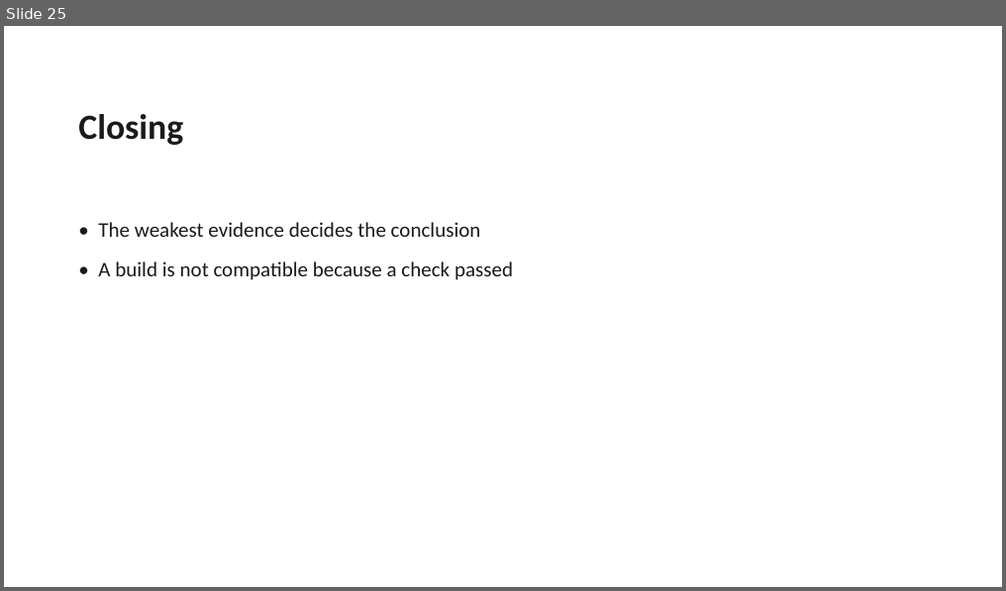
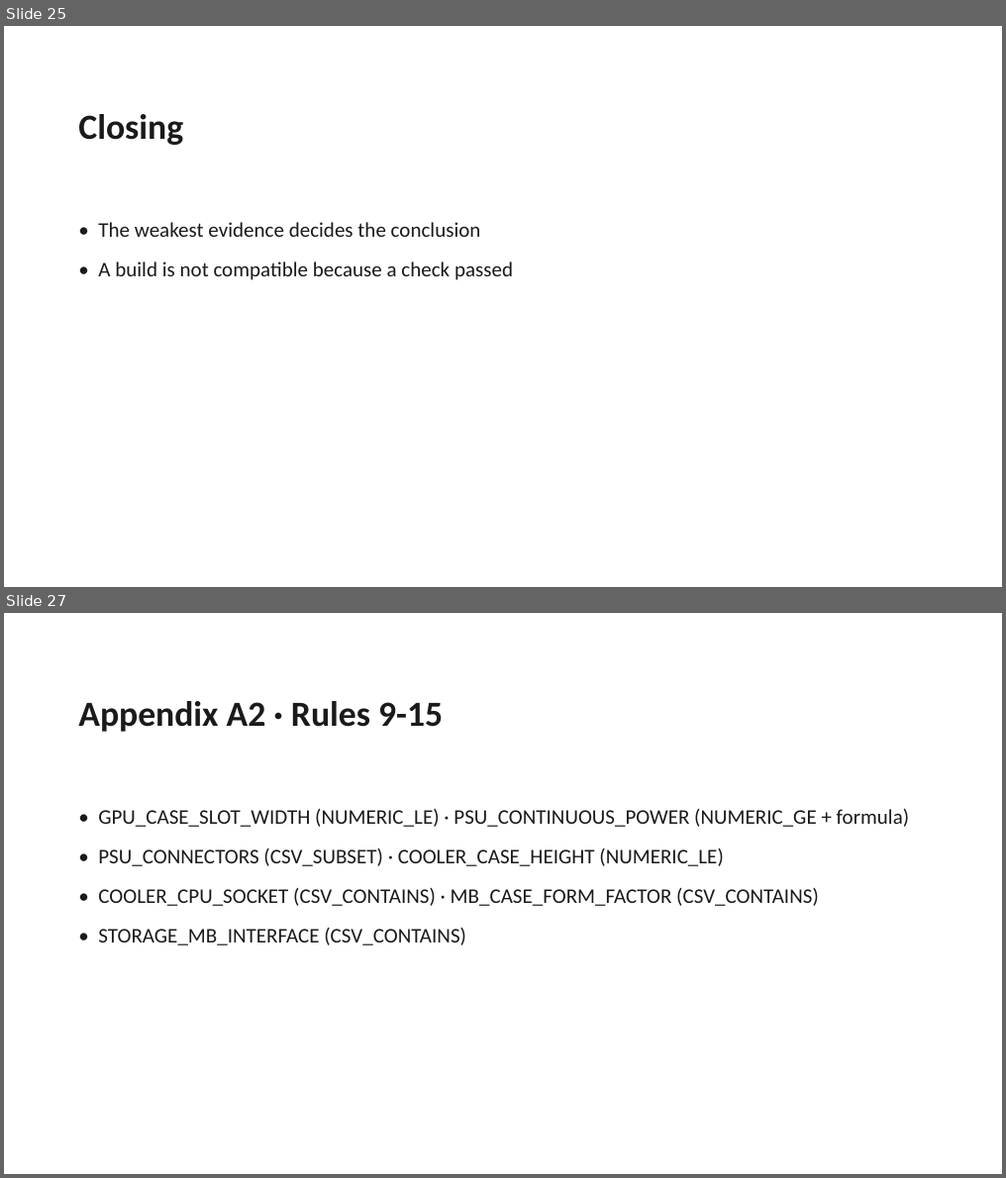
Before and after one commit to pc-buildmate/pcbuildmate, a slide deck: materials/source/Defense_Deck.pptx. Shown one above the other, each under a label of ours: slide 25 before the commit, slides 25 and 27 after it; the slides between them are not shown. The pictures are 1006x591 and 1006x1178 pixels, drawn with LibreOffice and Linux fonts; fonts in the diff are those of the drawing. Boxes give left, top, right and bottom in pixels: in the first picture for what was removed or moved away, otherwise in the second. Text is boxed around its words. In the diff, an @@ line names an element or a change of style, - is before the commit and + after.

Commit message:
docs(defense): appendix slides for the three questions most likely to come (#114)
Q&A tends to ask one of three things: how the 15 rules are organised, why
the checks can be trusted, and what is out of scope. Each now has an
appendix slide with one-line answers, kept out of the 15-minute budget and
listed in the outline with the question that should trigger it.

Rendered A1 and C through PowerPoint to confirm the long rule identifiers
fit; the deck is 29 slides, 25 timed plus 4 appendix.

```diff
--- a/materials/source/Defense_Deck.pptx
+++ b/materials/source/Defense_Deck.pptx
@@ slide 27 added at bbox=[4, 613, 1002, 1174], background #FFFFFF @@
@@ text added at bbox=[78, 701, 443, 732], 34 pt, text #1A1A1A, bold @@
+Appendix A2 · Rules 9-15
@@ text added at bbox=[98, 809, 910, 946], 20 pt, text #1A1A1A @@
+• GPU_CASE_SLOT_WIDTH (NUMERIC_LE) · PSU_CONTINUOUS_POWER (NUMERIC_GE + formula)
+• PSU_CONNECTORS (CSV_SUBSET) · COOLER_CASE_HEIGHT (NUMERIC_LE)
+• COOLER_CPU_SOCKET (CSV_CONTAINS) · MB_CASE_FORM_FACTOR (CSV_CONTAINS)
+• STORAGE_MB_INTERFACE (CSV_CONTAINS)
```
Also in this commit, not shown: 3 other slides added, 1 other file.
